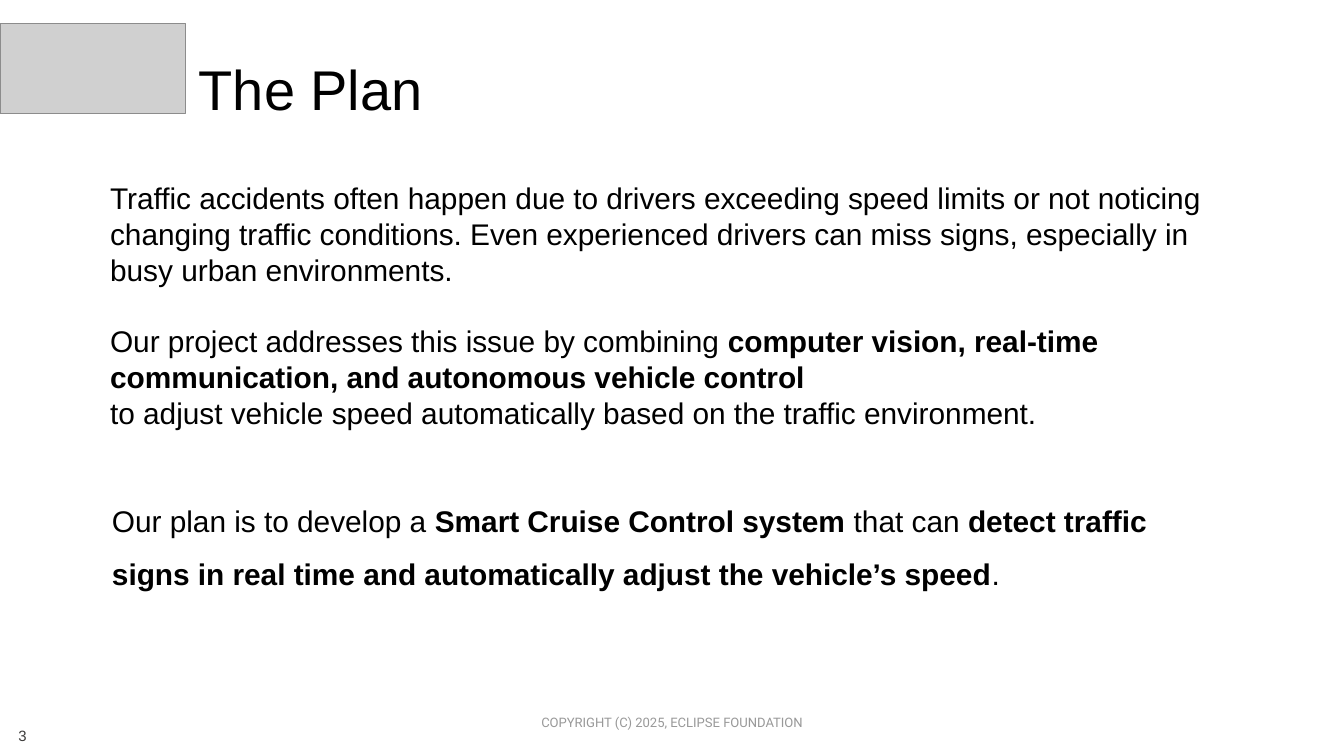
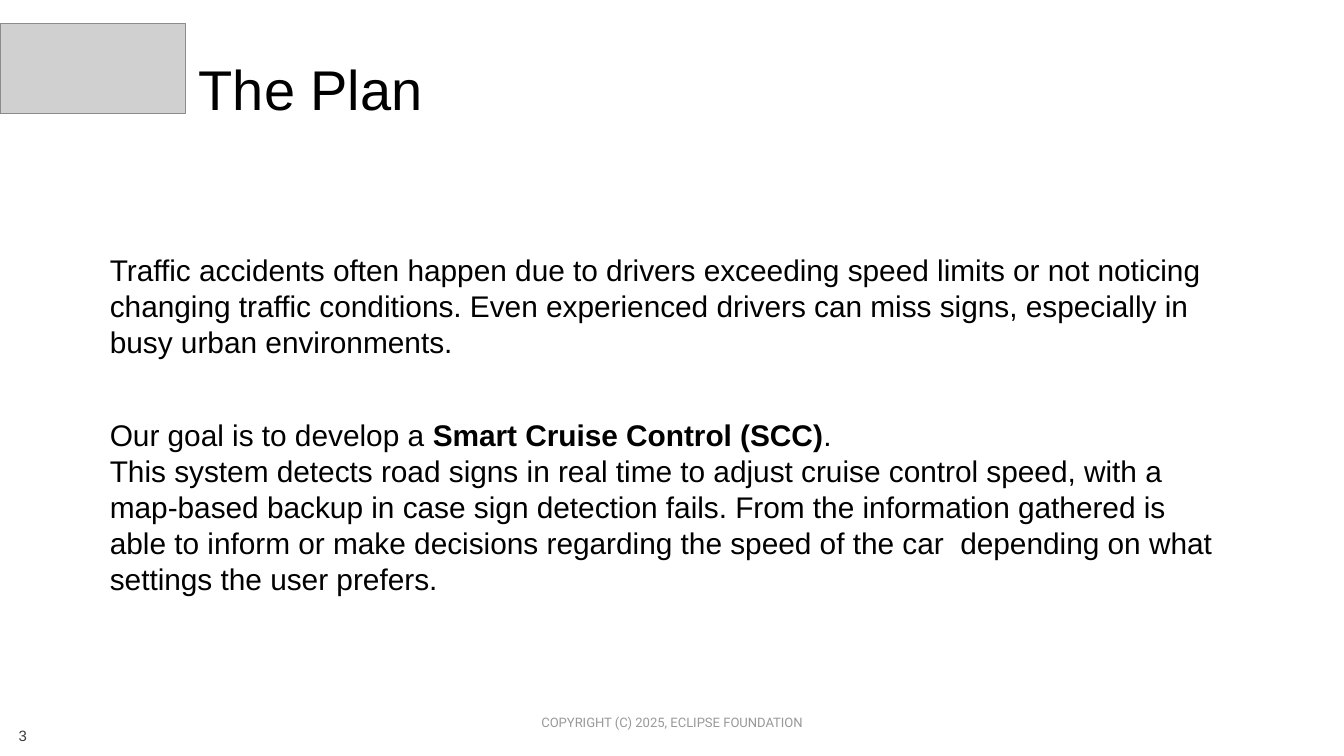
Before and after one commit to Eclipse-SDV-Hackathon-Chapter-Three/Team-Steering-into-Code, a slide deck: slide 3 of SDV Hackathon 2025 - Pitching Slides Team Steering.pptx. Drawn at 1344x756 pixels with LibreOffice and Linux fonts; fonts in the diff are those of the drawing; grey boxes stand for pictures; background and template pictures are left out. Boxes give left, top, right and bottom in pixels: in the first picture for what was removed or moved away, otherwise in the second. Text is boxed around its words. In the diff, an @@ line names an element or a change of style, - is before the commit and + after.

```diff
--- a/SDV Hackathon 2025 - Pitching Slides Team Steering.pptx
+++ b/SDV Hackathon 2025 - Pitching Slides Team Steering.pptx
@@ text at [110,424,1212,595]: text changed; bold off @@
-Our project addresses this issue by combining computer vision, real-time communication, and autonomous vehicle control
-to adjust vehicle speed automatically based on the traffic environment.
-Our plan is to develop a Smart Cruise Control system that can detect traffic signs in real time and automatically adjust the vehicle’s speed.
+Our goal is to develop a Smart Cruise Control (SCC).
+This system detects road signs in real time to adjust cruise control speed, with a map-based backup in case sign detection fails. From the information gathered is able to inform or make decisions regarding the speed of the car depending on what settings the user prefers.
```
Also in this commit, not shown: 10 other slides changed, 3 other files.
